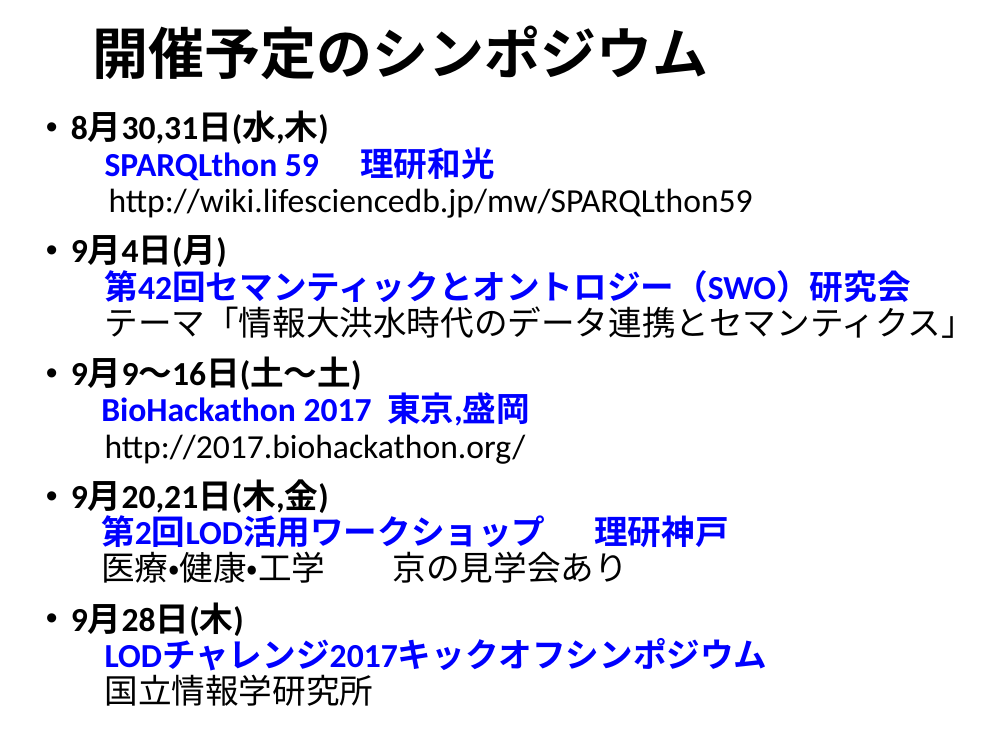
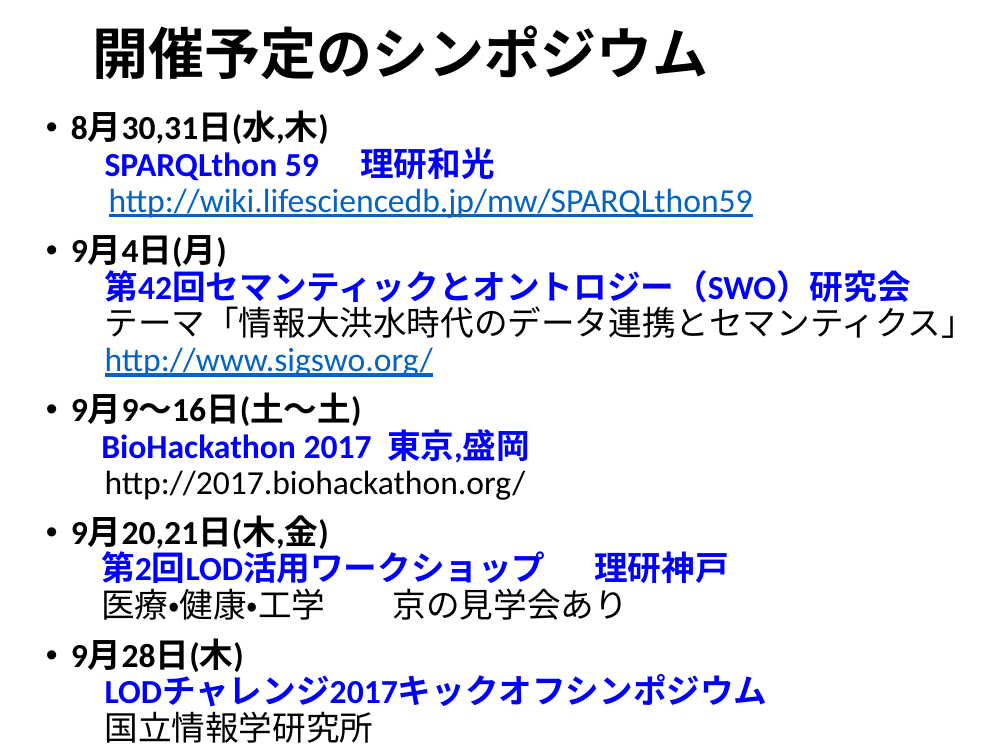
Before and after one commit to KnowledgeGraphJapan/LODws1st, a slide deck: slide 2 of 1stLOD_WS_クロージング.pptx. Drawn at 1008x756 pixels with LibreOffice and Linux fonts; fonts in the diff are those of the drawing. Boxes give left, top, right and bottom in pixels: in the first picture for what was removed or moved away, otherwise in the second. Text is boxed around its words. In the diff, an @@ line names an element or a change of style, - is before the commit and + after.

Commit message:
リンク追加

```diff
--- a/1stLOD_WS_クロージング.pptx
+++ b/1stLOD_WS_クロージング.pptx
@@ text at [71,112,753,218]: text colour #000000 to #0563C1, underline on in "http://wiki.lifesciencedb.jp/mw/SPARQLthon59" @@
@@ text at [71,235,976,377]: text changed; bold off @@
-• 9月4日(月)
-  第42回セマンティックとオントロジー（SWO）研究会
-  テーマ「情報大洪水時代のデータ連携とセマンティクス」
+• 9月4日(月)
+  第42回セマンティックとオントロジー（SWO）研究会
+  テーマ「情報大洪水時代のデータ連携とセマンティクス」
+  http://www.sigswo.org/
```
